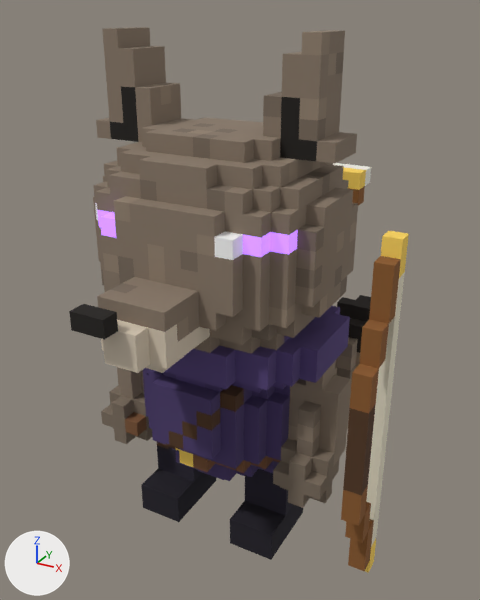
A saved change to the glTF model menagerie/models/glb/nightstalker_coyote_2star.glb.
One viewpoint serves both versions: a 50 mm lens placed at (0.937, -1.603, 1.602), pointed at (0.045, 0.017, 0.792). Lighting does not change. The marker at lower left points along +X, +Y and +Z. The picture after the commit comes second. Vertices at exactly the same position are counted once.

Objects in the first picture: 'nightstalker_coyote'.
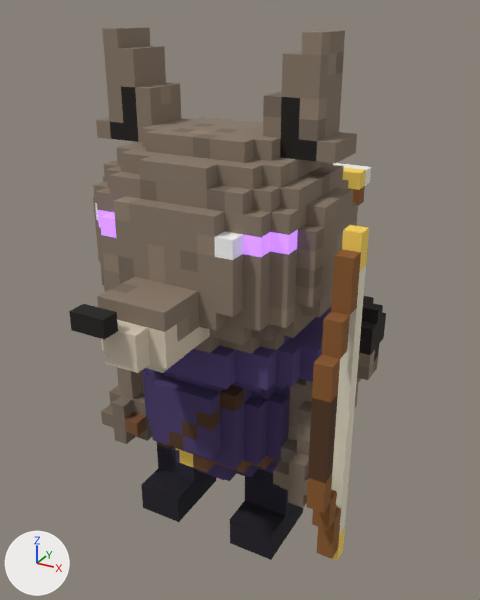
Location of each change, (x1, y1, x2, y2) in pixels of the pictures (480 x 600 px; the box of a moved part takes in the faces that stretch with it):
'nightstalker_coyote', reshaped (7% narrower)
    before: (69, 27, 409, 573)
    after: (69, 27, 386, 560)
part 1 of me_nightstalker_coyote, moved or reshaped
    before: (341, 231, 409, 573)
    after: (306, 225, 369, 560)

The change, as a list of edits to the scene's bpy script:
```text
Change me_nightstalker_coyote:
    used by ob_nightstalker_coyote; location = (0.0, 0.0, 0.0)
    remove me_nightstalker_coyote.from_pydata(...)  # 1705 vertices, 2858 faces; spans x -0.4..0.55, y -0.55..0.6, z 0.0..1.55
    add me_nightstalker_coyote.from_pydata(...)  # 1703 vertices, 2858 faces; spans x -0.4..0.45, y -0.55..0.6, z 0.0..1.55
    me_nightstalker_coyote part 1
    6 vertices are removed from x 0.5..0.55, y -0.15..-0.1, z 0.25..0.9
    19 faces are deleted
    50 vertices in x 0.5..0.55, y -0.25..-0.05, z 0.05..1.1 move by (-0.1, 0.0, 0.0)
    4 vertices are added at (0.45, -0.1, 0.25), (0.45, -0.15, 0.25), (0.45, -0.1, 0.9), (0.45, -0.15, 0.35)
    19 new faces join them, mat_voxel
```
